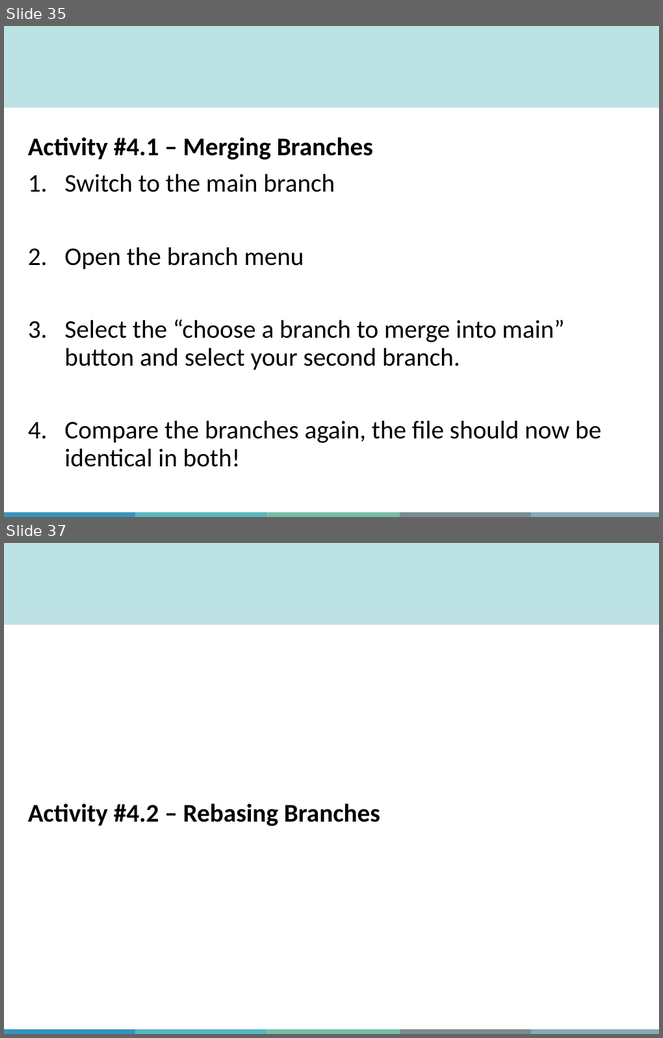
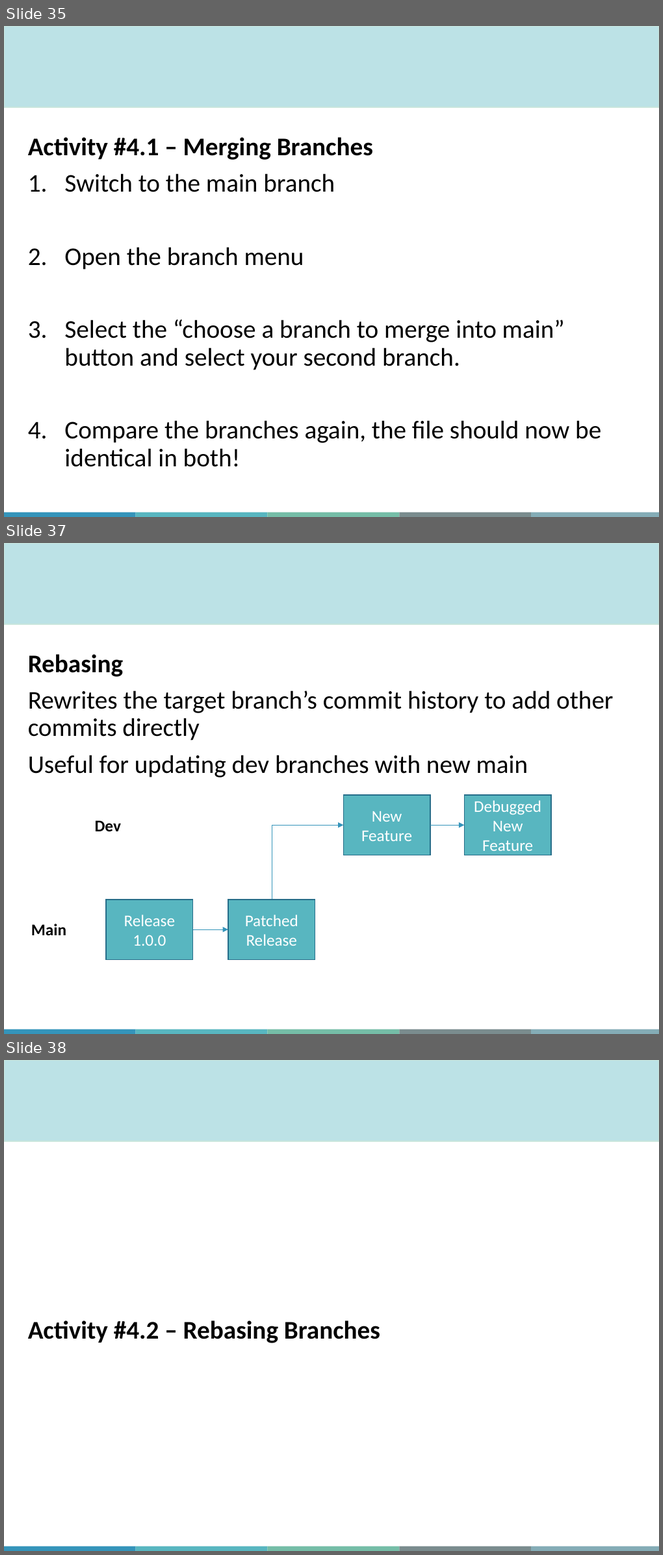
Before and after one commit to JudahZammit/IntroToGitHub, a slide deck: Slides/MiCM_GitHub_Workshop_sept_2026.pptx. Shown one above the other, each under a label of ours: slides 35 and 37 before the commit, slides 35, 37 and 38 after it; the slides between them are not shown. The pictures are 663x1038 and 663x1555 pixels, drawn with LibreOffice and Linux fonts; fonts in the diff are those of the drawing; background and template pictures are left out. Boxes give left, top, right and bottom in pixels: in the first picture for what was removed or moved away, otherwise in the second. Text is boxed around its words. In the diff, an @@ line names an element or a change of style, - is before the commit and + after.

```diff
--- a/Slides/MiCM_GitHub_Workshop_sept_2026.pptx
+++ b/Slides/MiCM_GitHub_Workshop_sept_2026.pptx
@@ slide 37 added at bbox=[4, 543, 659, 1034], background #FFFFFF; not listed: 6 template elements that a slide beside it also shows @@
@@ text added at bbox=[28, 654, 613, 778], 28 pt, text #000000 @@
+Rebasing
+Rewrites the target branch’s commit history to add other commits directly
+Useful for updating dev branches with new main
@@ rectangle added at bbox=[343, 795, 430, 856], fill #58B6C0, outline #266D8A 1 pt, 18 pt, text #FFFFFF @@
+New Feature
@@ rectangle added at bbox=[465, 795, 552, 856], fill #58B6C0, outline #266D8A 1 pt, 18 pt, text #FFFFFF @@
+Debugged New Feature
@@ text added at bbox=[95, 821, 121, 832], 18 pt, text #000000, bold @@
+Dev
@@ elbow arrow added from (272, 900) to (343, 825), #3494BA 0.5 pt @@
@@ arrow added from (430, 825) to (465, 825), #3494BA 0.5 pt @@
@@ rectangle added at bbox=[106, 900, 193, 960], fill #58B6C0, outline #266D8A 1 pt, 18 pt, text #FFFFFF @@
+Release 1.0.0
@@ rectangle added at bbox=[228, 900, 315, 960], fill #58B6C0, outline #266D8A 1 pt, 18 pt, text #FFFFFF @@
+Patched
+Release
@@ text added at bbox=[31, 924, 66, 936], 18 pt, text #000000, bold @@
+Main
@@ arrow added from (193, 930) to (228, 930), #3494BA 0.5 pt @@
@@ what was slide 37 is now slide 38 @@
```
Also in this commit, not shown: 7 slides changed, 1 other file.
